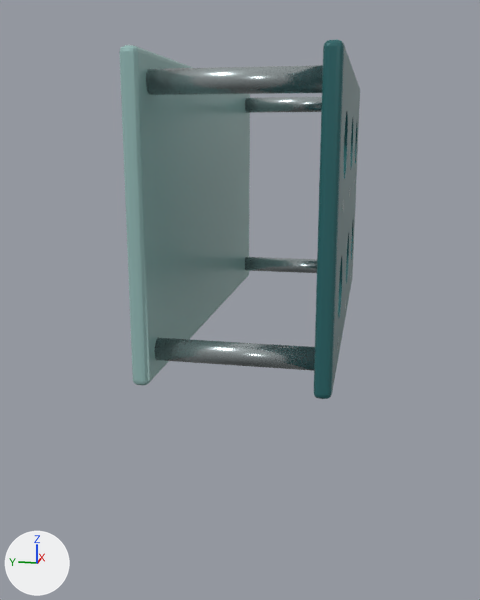
Two versions of the glTF model laboratory_devices/tube_rack/assets/tube_rack.glb, one commit apart.
One viewpoint serves both versions: a camera (50 mm lens) standing at (-0.298, -0.079, 0.028) and looking at (-0.004, -0.02, -0.046). The lights are fixed; the arrows at lower left show +X, +Y and +Z. The first picture is the older version.

Before the edit, the objects in view are built like this:
```python
me_cube_046 = bpy.data.meshes.new('Cube.046')
me_cube_046.from_pydata(...)  # 866 vertices, 1752 faces; spans x 0.125..0.315, y -0.968..-0.962, z -0.095..0.015
me_cube_046.materials.append(mat_petrol_powder_coat)  # dark cyan #2e6a6d
me_cylinder_016 = bpy.data.meshes.new('Cylinder.016')
me_cylinder_016.from_pydata(...)  # a 64-sided cylinder along y spanning x 0.133..0.141, y -0.962..-0.906, z 0.001..0.009
me_cylinder_016.materials.append(mat_satin_stainless_steel)  # light grey #b5bfc0
me_cylinder_018 = bpy.data.meshes.new('Cylinder.018')
me_cylinder_018.from_pydata(...)  # a 64-sided cylinder along y spanning x 0.299..0.307, y -0.962..-0.906, z 0.001..0.009
me_cylinder_018.materials.append(mat_satin_stainless_steel)  # light grey #b5bfc0
ob_rack_perforated_plate = bpy.data.objects.new('Rack perforated plate', me_cube_046)
ob_rack_perforated_plate.location = (-0.22, 0.9, 0.04)
ob_rack_standoff_001 = bpy.data.objects.new('Rack standoff.001', me_cylinder_016)
ob_rack_standoff_001.location = (-0.22, 0.9, 0.04)
ob_rack_standoff_003 = bpy.data.objects.new('Rack standoff.003', me_cylinder_018)
ob_rack_standoff_003.location = (-0.22, 0.9, 0.04)
# also in view: 'Rack base' at (0.0, -0.003, 0.0); 'Rack standoff.002' at (0.083, -0.034, -0.045); 'Rack standoff' at (-0.083, -0.034, -0.045)
```
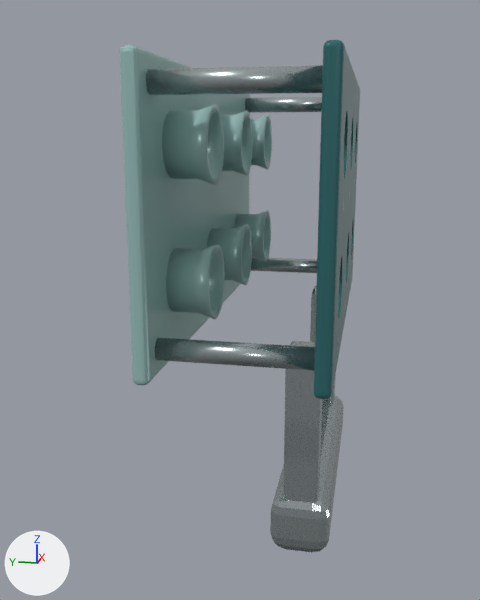
What changed in the scene script:
```text
Add ob_rack_lower_guide_2_1:
    ob_rack_lower_guide_2_1 = bpy.data.objects.new('Rack lower guide 2_1', me_rack_lower_guide_2_1)  # 576 vertices, 1152 faces; spans x 0.046..0.074, y -0.022..-0.006, z 0.011..0.039; in mat_pale_teal_powder_coat (greyish cyan #9bc2bf)
    ob_rack_lower_guide_2_1.location = (0.0, 0.0, 0.0)
Add ob_rack_lower_guide_2_0:
    ob_rack_lower_guide_2_0 = bpy.data.objects.new('Rack lower guide 2_0', me_rack_lower_guide_2_0)  # 576 vertices, 1152 faces; spans x 0.046..0.074, y -0.022..-0.006, z -0.039..-0.011; in mat_pale_teal_powder_coat (greyish cyan #9bc2bf)
    ob_rack_lower_guide_2_0.location = (0.0, 0.0, 0.0)
Add ob_rack_lower_guide_1_1:
    ob_rack_lower_guide_1_1 = bpy.data.objects.new('Rack lower guide 1_1', me_rack_lower_guide_1_1)  # 576 vertices, 1152 faces; spans x -0.014..0.014, y -0.022..-0.006, z 0.011..0.039; in mat_pale_teal_powder_coat (greyish cyan #9bc2bf)
    ob_rack_lower_guide_1_1.location = (0.0, 0.0, 0.0)
Add ob_rack_lower_guide_1_0:
    ob_rack_lower_guide_1_0 = bpy.data.objects.new('Rack lower guide 1_0', me_rack_lower_guide_1_0)  # 576 vertices, 1152 faces; spans x -0.014..0.014, y -0.022..-0.006, z -0.039..-0.011; in mat_pale_teal_powder_coat (greyish cyan #9bc2bf)
    ob_rack_lower_guide_1_0.location = (0.0, 0.0, 0.0)
Add ob_rack_lower_guide_0_1:
    ob_rack_lower_guide_0_1 = bpy.data.objects.new('Rack lower guide 0_1', me_rack_lower_guide_0_1)  # 576 vertices, 1152 faces; spans x -0.074..-0.046, y -0.022..-0.006, z 0.011..0.039; in mat_pale_teal_powder_coat (greyish cyan #9bc2bf)
    ob_rack_lower_guide_0_1.location = (0.0, 0.0, 0.0)
Add ob_rack_lower_guide_0_0:
    ob_rack_lower_guide_0_0 = bpy.data.objects.new('Rack lower guide 0_0', me_rack_lower_guide_0_0)  # 576 vertices, 1152 faces; spans x -0.074..-0.046, y -0.022..-0.006, z -0.039..-0.011; in mat_pale_teal_powder_coat (greyish cyan #9bc2bf)
    ob_rack_lower_guide_0_0.location = (0.0, 0.0, 0.0)
Add ob_rack_carry_mounting_001:
    ob_rack_carry_mounting_001 = bpy.data.objects.new('Rack carry mounting.001', me_rack_carry_mounting_001)  # 96 vertices, 188 faces; spans x 0.046..0.058, y -0.062..-0.048, z -0.125..-0.05; in mat_satin_stainless_steel (light grey #b5bfc0)
    ob_rack_carry_mounting_001.location = (0.0, 0.0, 0.0)
Add ob_rack_carry_mounting:
    ob_rack_carry_mounting = bpy.data.objects.new('Rack carry mounting', me_rack_carry_mounting)  # 96 vertices, 188 faces; spans x -0.058..-0.046, y -0.062..-0.048, z -0.125..-0.05; in mat_satin_stainless_steel (light grey #b5bfc0)
    ob_rack_carry_mounting.location = (0.0, 0.0, 0.0)
Add ob_rack_carry_handle:
    ob_rack_carry_handle = bpy.data.objects.new('Rack carry handle', me_rack_carry_handle)  # 96 vertices, 188 faces; spans x -0.06..0.06, y -0.067..-0.043, z -0.137..-0.113; in mat_satin_stainless_steel (light grey #b5bfc0)
    ob_rack_carry_handle.location = (0.0, 0.0, 0.0)
```

Location of each change, (x1, y1, x2, y2) in pixels of the pictures (480 x 600 px):
'Rack carry handle', added: after (270, 396, 344, 552)
'Rack carry mounting', added: after (283, 341, 322, 503)
'Rack lower guide 0_1', added: after (162, 104, 224, 185)
'Rack lower guide 0_0', added: after (166, 245, 225, 319)
'Rack lower guide 1_0', added: after (207, 224, 252, 285)
'Rack lower guide 1_1', added: after (221, 111, 252, 176)
'Rack lower guide 2_0', added: after (234, 211, 271, 262)
'Rack lower guide 2_1', added: after (251, 115, 272, 169)
'Rack carry mounting.001', added: after (310, 285, 336, 402)
